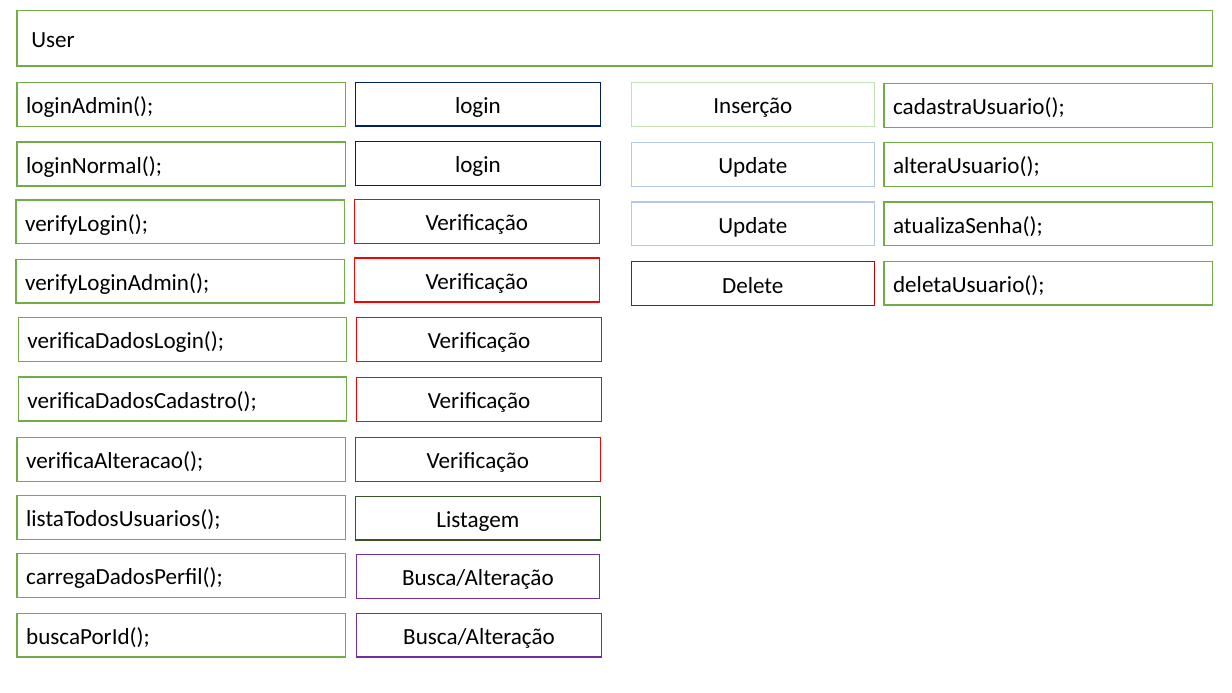
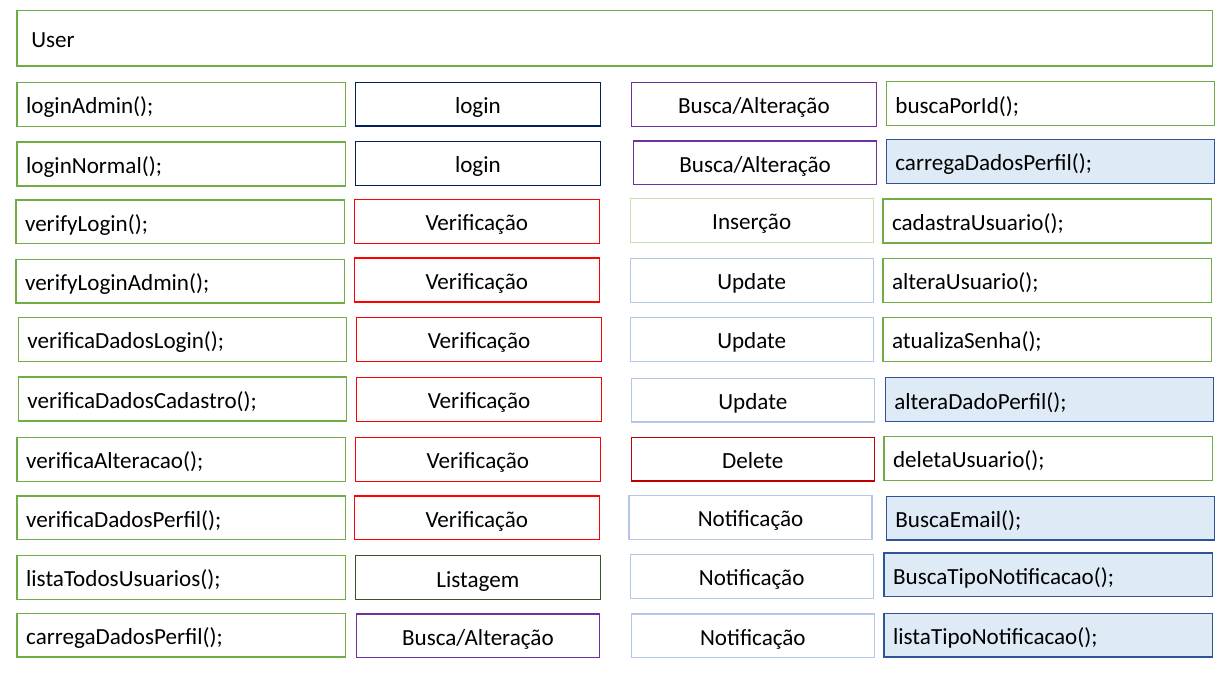
Before and after one commit to MateusRamos/Class_Countpay, a slide deck: slide 1 of ARQUIVOS DE ORGANIZAÇÃO/organizando_funcoes.pptx. Drawn at 1232x693 pixels with LibreOffice and Linux fonts; fonts in the diff are those of the drawing. Boxes give left, top, right and bottom in pixels: in the first picture for what was removed or moved away, otherwise in the second. Text is boxed around its words. In the diff, an @@ line names an element or a change of style, - is before the commit and + after.

```diff
--- a/ARQUIVOS DE ORGANIZAÇÃO/organizando_funcoes.pptx
+++ b/ARQUIVOS DE ORGANIZAÇÃO/organizando_funcoes.pptx
@@ rectangle "Busca/Alteração": place and size @@
-rectangle "Busca/Alteração" at box(357, 614, 602, 658)
+rectangle "Busca/Alteração" at box(631, 82, 876, 127)
@@ rectangle "buscaPorId();": place and size @@
-rectangle "buscaPorId();" at box(18, 614, 347, 658)
+rectangle "buscaPorId();" at box(886, 82, 1215, 127)
@@ rectangle added at box(634, 140, 877, 185), fill #FFFFFF, outline #7030A0 1 pt, 18 pt, text #000000 @@
+Busca/Alteração
@@ rectangle added at box(886, 140, 1215, 184), fill #DEEBF7, outline #2F5597 1 pt, 18 pt, text #000000 @@
+carregaDadosPerfil();
@@ 6 rectangles: place and size @@
-6 rectangles at box(631, 83, 1214, 247)
+6 rectangles at box(630, 199, 1213, 362)
@@ rectangle added at box(631, 378, 874, 422), fill #FFFFFF, outline #B4C7E7 1 pt, 18 pt, text #000000 @@
+Update
@@ rectangle added at box(885, 378, 1214, 422), fill #DEEBF7, outline #2F5597 1 pt, 18 pt, text #000000 @@
+alteraDadoPerfil();
@@ rectangle "Delete": place and size @@
-rectangle "Delete" at box(631, 262, 874, 306)
+rectangle "Delete" at box(631, 437, 874, 482)
@@ rectangle "deletaUsuario();": place and size @@
-rectangle "deletaUsuario();" at box(884, 262, 1214, 306)
+rectangle "deletaUsuario();" at box(884, 437, 1214, 482)
@@ rectangle added at box(18, 496, 347, 541), fill #FFFFFF, outline #70AD47 1 pt, 18 pt, text #000000 @@
+verificaDadosPerfil();
@@ rectangle added at box(354, 496, 599, 541), fill #FFFFFF, outline #FF0000 1 pt, 18 pt, text #000000 @@
+Verificação
@@ rectangle added at box(629, 495, 872, 540), fill #FFFFFF, outline #B4C7E7 1 pt, 18 pt, text #000000 @@
+Notificação
@@ rectangle added at box(886, 496, 1215, 541), fill #DEEBF7, outline #2F5597 1 pt, 18 pt, text #000000 @@
+BuscaEmail();
@@ 4 rectangles: place and size @@
-4 rectangles at box(18, 495, 601, 599)
+4 rectangles at box(18, 555, 601, 659)
@@ rectangle added at box(630, 555, 873, 599), fill #FFFFFF, outline #B4C7E7 1 pt, 18 pt, text #000000 @@
+Notificação
@@ rectangle added at box(884, 553, 1214, 597), fill #DEEBF7, outline #2F5597 1 pt, 18 pt, text #000000 @@
+BuscaTipoNotificacao();
@@ rectangle added at box(631, 615, 874, 659), fill #FFFFFF, outline #B4C7E7 1 pt, 18 pt, text #000000 @@
+Notificação
@@ rectangle added at box(884, 614, 1214, 658), fill #DEEBF7, outline #2F5597 1 pt, 18 pt, text #000000 @@
+listaTipoNotificacao();
```
Also in this commit, not shown: 1 other slide changed, 1 slide added, 1 other file.
